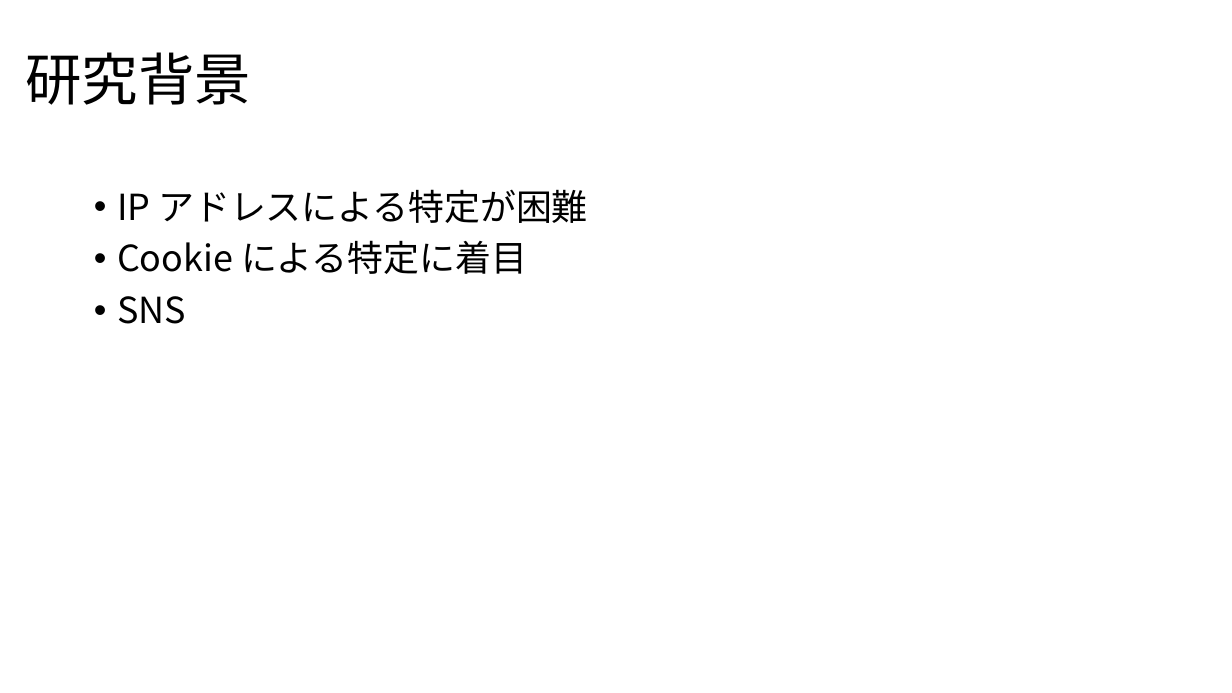
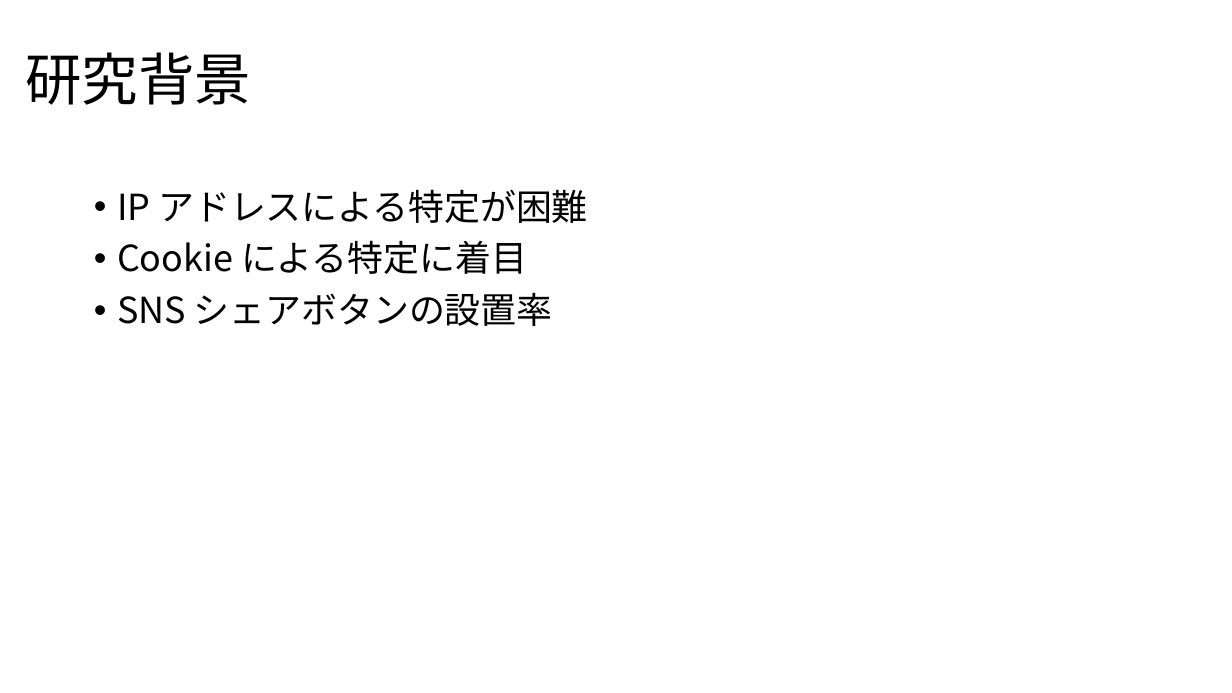
Before and after one commit to noraworld/graduation-thesis, a slide deck: slide 4 of presentation_slides.pptx (slide 3 before the commit). Drawn at 1232x693 pixels with LibreOffice and Linux fonts; fonts in the diff are those of the drawing. Boxes give left, top, right and bottom in pixels: in the first picture for what was removed or moved away, otherwise in the second. Text is boxed around its words. In the diff, an @@ line names an element or a change of style, - is before the commit and + after.

```diff
--- a/presentation_slides.pptx
+++ b/presentation_slides.pptx
@@ text at [117,292,553,326]: text changed @@
-• SNS
+• SNS シェアボタンの設置率
```
Also in this commit, not shown: 5 other slides changed, 1 slide added, 3 other files.
